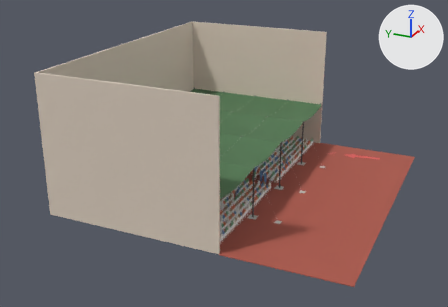
Two versions of the Blender file entrega-final/Idea final.blend, one commit apart.
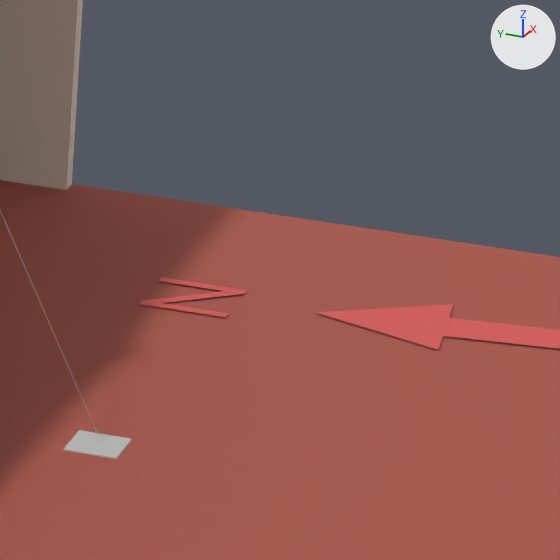
Each version is shown whole from a 50 mm lens placed at (-57.9, -27.1, 37.5), pointed at (29.0, 12.8, 0.2), then close up on the part from 70% to 82% of the width and 41% to 58% of the height. The lights are fixed; the arrows at upper right show +X, +Y and +Z. The older version's two pictures come first.

Names of what the first close-up shows: 'Muerto_tensor_3', 'Norte_real_7_grados', 'Pared_este', 'Piso', 'Terreno_sur', 'Texto_norte' and 1 more.
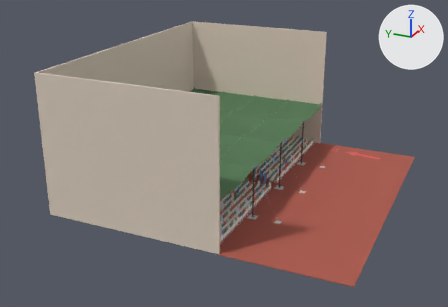
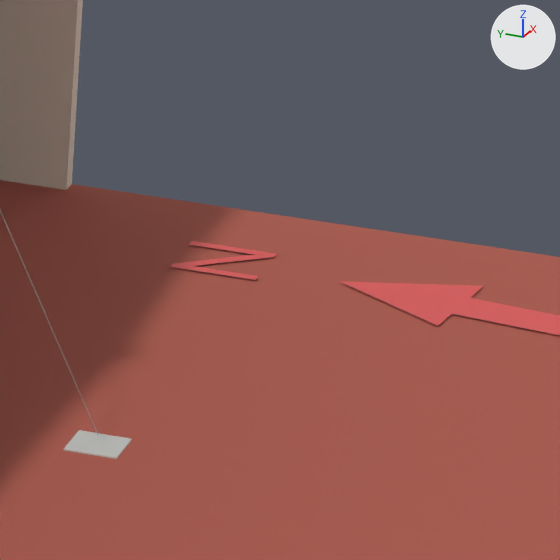
Patch to the scene script:
```diff
--- a/entrega-final/Idea final.blend.py
+++ b/entrega-final/Idea final.blend.py
@@ me_norte_real_7_grados @@
 # used by ob_norte_real_7_grados; location = (0.0, 0.0, 0.0)
-me_norte_real_7_grados.from_pydata(...)  # 7 vertices, 1 face; spans x 36.42..38.41, y -11.05..-5.04, z 0.03
+me_norte_real_7_grados.from_pydata(...)  # 7 vertices, 1 face; spans x 37.39..39.38, y -11.05..-5.04, z 0.03
+# me_norte_real_7_grados part 1: the whole mesh is turned -14 degrees about the z axis through its middle, then moved by (0.73, 0.03, 0.0)
 me_norte_real_7_grados.materials.append(mat_flecha_norte)
@@ ob_texto_norte @@
 ob_texto_norte = bpy.data.objects.new('Texto_norte', txt_texto_norte)
-ob_texto_norte.location = (37.02, -3.85, 0.03)
+ob_texto_norte.location = (38.78, -3.85, 0.03)
```

Pixel boxes (x1, y1, x2, y2) of what changed, in the close-ups (560 x 560 px):
'Norte_real_7_grados', moved, turned
    before: (315, 304, 560, 350)
    after: (339, 281, 560, 335)
'Texto_norte', moved
    before: (139, 277, 247, 317)
    after: (170, 241, 276, 280)
